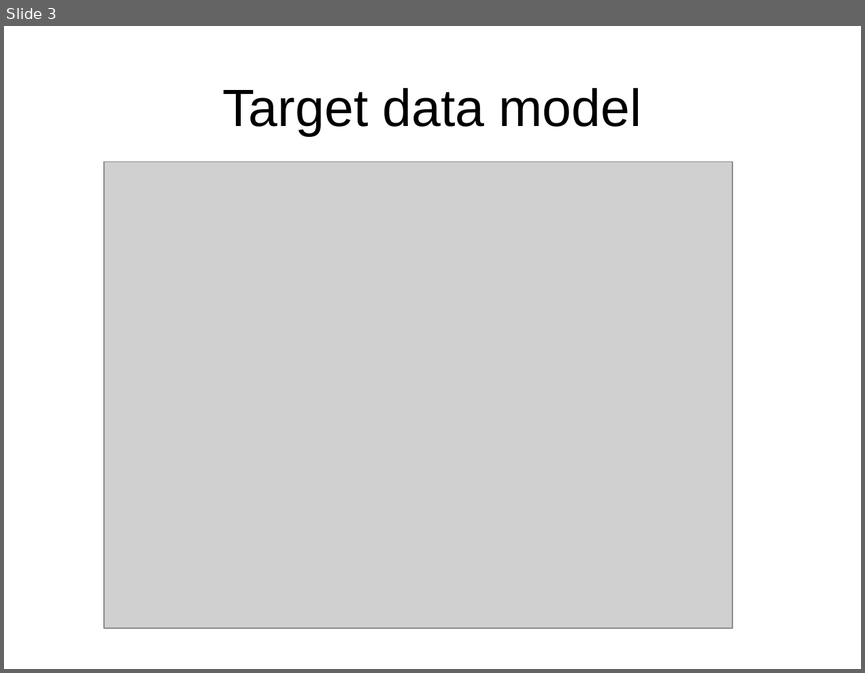
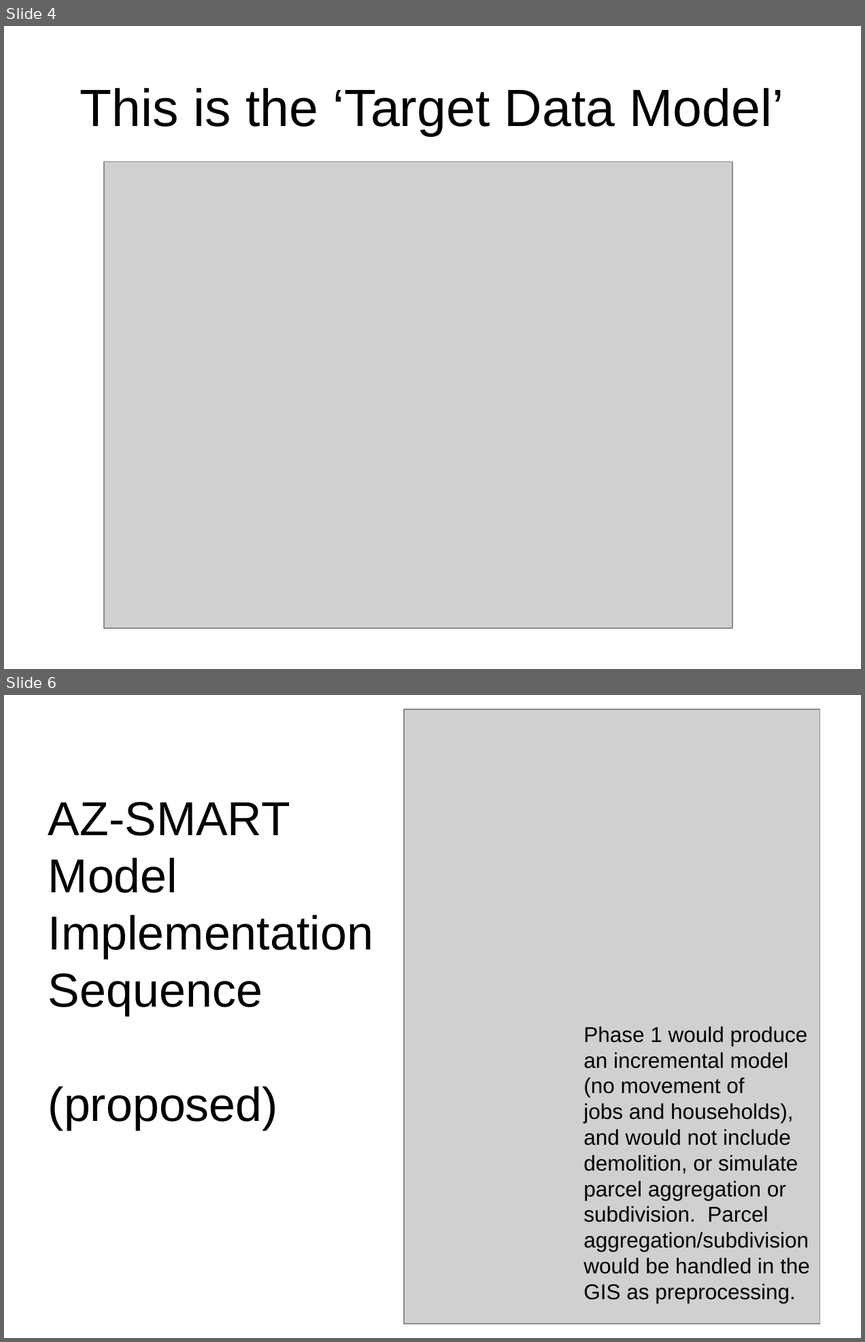
Before and after one commit to psrc/urbansim, a slide deck: az_smart/datamodel/AZ-SMART_model_process.ppt. Shown one above the other, each under a label of ours: slide 3 before the commit, slides 4 and 6 after it; the slides between them are not shown. The pictures are 865x673 and 865x1342 pixels, drawn with LibreOffice and Linux fonts; fonts in the diff are those of the drawing; grey boxes stand for pictures. Boxes give left, top, right and bottom in pixels: in the first picture for what was removed or moved away, otherwise in the second. Text is boxed around its words. In the diff, an @@ line names an element or a change of style, - is before the commit and + after.

```diff
--- a/az_smart/datamodel/AZ-SMART_model_process.ppt
+++ b/az_smart/datamodel/AZ-SMART_model_process.ppt
@@ slide 6 added at [4,695,861,1338], background #FFFFFF @@
@@ picture added at [404,709,820,1324] @@
@@ title added at [48,802,373,1130], 40 pt, text #000000 @@
+AZ-SMART
+Model
+Implementation
+Sequence
+(proposed)
@@ text added at [583,1026,810,1303], 18 pt, text #000000 @@
+Phase 1 would produce
+an incremental model
+(no movement of
+jobs and households),
+and would not include
+demolition, or simulate
+parcel aggregation or
+subdivision. Parcel
+aggregation/subdivision
+would be handled in the
+GIS as preprocessing.
@@ what was slide 3 is now slide 4 @@
@@ slide 4 changed as well @@
@@ title at [80,88,784,136]: text changed @@
-Target data model
+This is the ‘Target Data Model’
```
Also in this commit, not shown: 9 other slides added, 7 slides removed, 4 other files.
